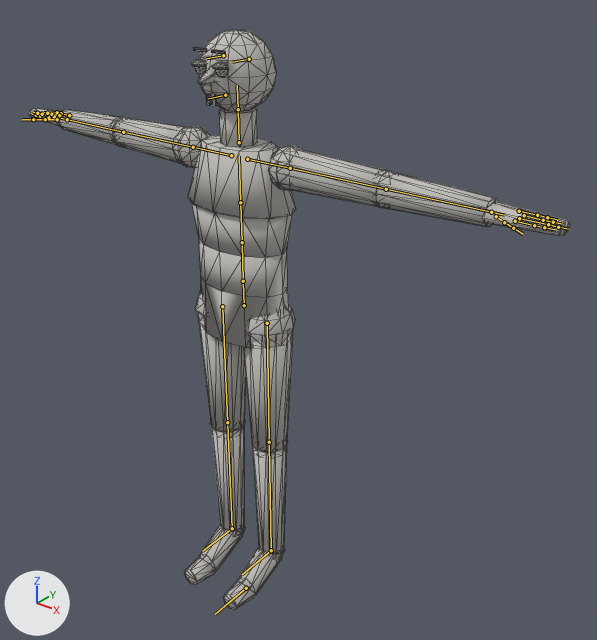
Before and after pictures for a commit that changed the glTF model godot/assets/characters/clips_more.glb.
The view is the same before and after, from a camera (50 mm lens) standing at (1.53, -1.65, 2.02) and looking at (0.21, -0.01, 1.0). The lights are fixed; the arrows at lower left show +X, +Y and +Z. The picture after the commit comes second. The bones that change, and the others that lie on the model, are drawn over the model as lines. Mesh edges are drawn as thin lines.

Names of what the first picture shows: 'body'.
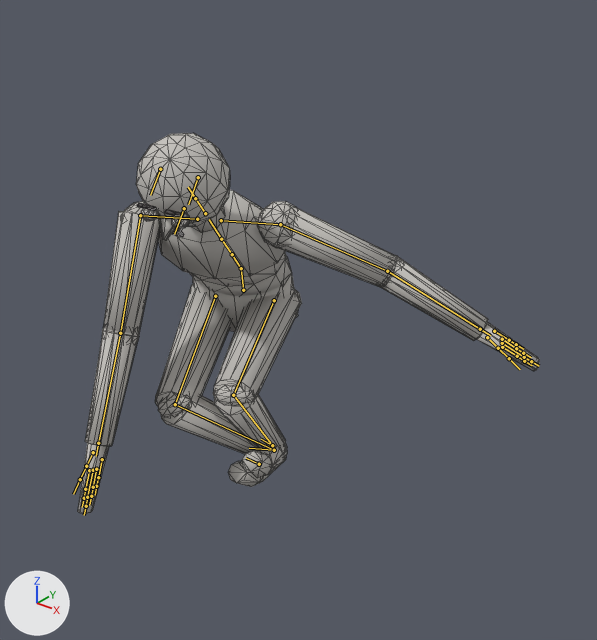
The newer file adds an action. The first version stands in its rest pose; the second is drawn at frame 10 of the action 'vault'.

The change, as JSON lines over the scene's bpy script:
```json
{"block": "bone_hips", "where": "bone_hips = bpy.data.objects['Armature'].pose.bones['Hips']  # child of 'Root'"}
{"op": "set", "path": "bone_hips.location", "old": "(0.0, 0.0, 0.0)", "new": "(0.0, 0.05, 0.0)"}
{"op": "set", "path": "bone_hips.rotation_quaternion", "old": "(1.0, 0.0, 0.0, 0.0)", "new": "(0.963, 0.124, 0.236, -0.03)", "note": "degrees (0, 0, 0) -> degrees (15, 28, 0)"}
{"block": "bone_leftupperleg", "where": "bone_leftupperleg = bpy.data.objects['Armature'].pose.bones['LeftUpperLeg']  # child of 'Hips'"}
{"op": "set", "path": "bone_leftupperleg.rotation_quaternion", "old": "(1.0, 0.0, 0.0, 0.0)", "new": "(-0.687, -0.726, -0.038, -0.014)", "note": "degrees (0, 0, 0) -> degrees (93, 2, 4)"}
{"block": "bone_leftlowerleg", "where": "bone_leftlowerleg = bpy.data.objects['Armature'].pose.bones['LeftLowerLeg']  # child of 'LeftUpperLeg'"}
{"op": "set", "path": "bone_leftlowerleg.rotation_quaternion", "old": "(1.0, 0.0, 0.0, 0.0)", "new": "(0.517, 0.856, 0.0, 0.0)", "note": "degrees (0, 0, 0) -> degrees (118, 0, 0)"}
{"block": "bone_leftfoot", "where": "bone_leftfoot = bpy.data.objects['Armature'].pose.bones['LeftFoot']  # child of 'LeftLowerLeg'"}
{"op": "set", "path": "bone_leftfoot.rotation_quaternion", "old": "(1.0, 0.0, 0.0, 0.0)", "new": "(0.763, 0.646, -0.018, 0.003)", "note": "degrees (0, 0, 0) -> degrees (81, -2, -1)"}
{"block": "bone_rightupperleg", "where": "bone_rightupperleg = bpy.data.objects['Armature'].pose.bones['RightUpperLeg']  # child of 'Hips'"}
{"op": "set", "path": "bone_rightupperleg.rotation_quaternion", "old": "(1.0, 0.0, 0.0, 0.0)", "new": "(-0.713, -0.651, -0.194, -0.171)", "note": "degrees (0, 0, 0) -> degrees (86, 3, 30)"}
{"block": "bone_rightlowerleg", "where": "bone_rightlowerleg = bpy.data.objects['Armature'].pose.bones['RightLowerLeg']  # child of 'RightUpperLeg'"}
{"op": "set", "path": "bone_rightlowerleg.rotation_quaternion", "old": "(1.0, 0.0, 0.0, 0.0)", "new": "(0.581, 0.814, 0.0, 0.0)", "note": "degrees (0, 0, 0) -> degrees (109, 0, 0)"}
{"block": "bone_rightfoot", "where": "bone_rightfoot = bpy.data.objects['Armature'].pose.bones['RightFoot']  # child of 'RightLowerLeg'"}
{"op": "set", "path": "bone_rightfoot.rotation_quaternion", "old": "(1.0, 0.0, 0.0, 0.0)", "new": "(0.785, 0.609, -0.112, -0.012)", "note": "degrees (0, 0, 0) -> degrees (76, -9, -9)"}
{"block": "bone_spine", "where": "bone_spine = bpy.data.objects['Armature'].pose.bones['Spine']  # child of 'Hips'"}
{"op": "set", "path": "bone_spine.rotation_quaternion", "old": "(1.0, 0.0, 0.0, 0.0)", "new": "(0.955, 0.296, 0.0, 0.0)", "note": "degrees (0, 0, 0) -> degrees (34, 0, 0)"}
{"block": "bone_leftupperarm", "where": "bone_leftupperarm = bpy.data.objects['Armature'].pose.bones['LeftUpperArm']  # child of 'LeftShoulder'"}
{"op": "set", "path": "bone_leftupperarm.rotation_quaternion", "old": "(1.0, 0.0, 0.0, 0.0)", "new": "(0.951, 0.255, -0.168, 0.045)", "note": "degrees (0, 0, 0) -> degrees (30, -20, 0)"}
{"block": "bone_leftlowerarm", "where": "bone_leftlowerarm = bpy.data.objects['Armature'].pose.bones['LeftLowerArm']  # child of 'LeftUpperArm'"}
{"op": "set", "path": "bone_leftlowerarm.rotation_quaternion", "old": "(1.0, 0.0, 0.0, 0.0)", "new": "(0.966, 0.129, -0.224, 0.0)", "note": "degrees (0, 0, 0) -> degrees (16, -26, -4)"}
{"block": "bone_neck", "where": "bone_neck = bpy.data.objects['Armature'].pose.bones['Neck']  # child of 'UpperChest'"}
{"op": "set", "path": "bone_neck.rotation_quaternion", "old": "(1.0, 0.0, 0.0, 0.0)", "new": "(1.0, 0.0, -0.031, 0.0)", "note": "degrees (0, 0, 0) -> degrees (0, -3, 0)"}
{"block": "bone_head", "where": "bone_head = bpy.data.objects['Armature'].pose.bones['Head']  # child of 'Neck'"}
{"op": "set", "path": "bone_head.rotation_quaternion", "old": "(1.0, 0.0, 0.0, 0.0)", "new": "(0.998, 0.0, -0.057, 0.0)", "note": "degrees (0, 0, 0) -> degrees (0, -7, 0)"}
{"block": "bone_rightupperarm", "where": "bone_rightupperarm = bpy.data.objects['Armature'].pose.bones['RightUpperArm']  # child of 'RightShoulder'"}
{"op": "set", "path": "bone_rightupperarm.rotation_quaternion", "old": "(1.0, 0.0, 0.0, 0.0)", "new": "(0.585, 0.536, 0.449, -0.411)", "note": "degrees (0, 0, 0) -> degrees (85, 75, 0)"}
{"block": "bone_rightlowerarm", "where": "bone_rightlowerarm = bpy.data.objects['Armature'].pose.bones['RightLowerArm']  # child of 'RightUpperArm'"}
{"op": "set", "path": "bone_rightlowerarm.rotation_quaternion", "old": "(1.0, 0.0, 0.0, 0.0)", "new": "(0.999, 0.043, 0.004, 0.0)", "note": "degrees (0, 0, 0) -> degrees (5, 0, 0)"}
```

Location of each change, (x1, y1, x2, y2) in pixels of the pictures (597 x 640 px):
```json
{"object": "body", "change": "posed", "before": [28, 29, 570, 610], "after": [78, 133, 539, 513], "on screen": "15% narrower, 35% shorter"}
{"bone": "Hips", "before": "(244, 305) to (243, 281)", "after": "(243, 290) to (241, 268)"}
{"bone": "LeftUpperLeg", "before": "(267, 323) to (269, 442)", "after": "(274, 300) to (233, 395)"}
{"bone": "LeftLowerLeg", "before": "(269, 442) to (271, 550)", "after": "(233, 395) to (272, 445)"}
{"bone": "LeftFoot", "before": "(271, 550) to (242, 574)", "after": "(272, 445) to (261, 439)"}
{"bone": "RightUpperLeg", "before": "(222, 306) to (227, 422)", "after": "(215, 296) to (175, 404)"}
{"bone": "RightLowerLeg", "before": "(227, 422) to (232, 528)", "after": "(175, 404) to (274, 450)"}
{"bone": "RightFoot", "before": "(232, 528) to (202, 551)", "after": "(274, 450) to (249, 448)"}
{"bone": "Spine", "before": "(243, 281) to (242, 242)", "after": "(241, 268) to (232, 254)"}
{"bone": "LeftUpperArm", "before": "(290, 168) to (386, 189)", "after": "(280, 224) to (387, 271)"}
{"bone": "LeftLowerArm", "before": "(386, 189) to (491, 212)", "after": "(387, 271) to (480, 329)"}
{"bone": "Neck", "before": "(239, 142) to (238, 109)", "after": "(205, 213) to (195, 198)"}
{"bone": "Head", "before": "(238, 109) to (237, 85)", "after": "(195, 198) to (188, 187)"}
{"bone": "RightUpperArm", "before": "(193, 147) to (123, 132)", "after": "(140, 215) to (120, 333)"}
{"bone": "RightLowerArm", "before": "(123, 132) to (67, 119)", "after": "(120, 333) to (98, 443)"}
```
